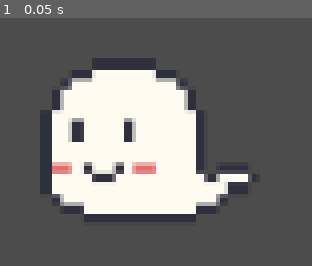
Above: before the commit, frame 1.
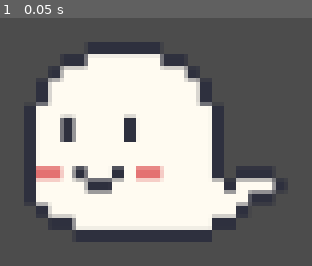
Above: after the commit, the same moment.

Repository: Greenein/Ghostgame
Game: Godot game, scene res://resources/levels/world_01.tscn
The game is run twice, just before and just after one commit, with the same random seed, the same clock (stepped at 60 frames per second) and the same inputs.
Inputs:
- Up to frame 1 (0.05 s): no input

The runs differ from the first frame. In frame 1, 26% of the frame differs, in the area x 7-92%, y 9-91%.

Commit message:
Player movement weniger ruckelig

Diff:
--- a/resources/entities/Ghost.tscn
+++ b/resources/entities/Ghost.tscn
@@ -7,9 +7,10 @@
 script/source = "extends Area2D
 
 const DEADZONE = 0.25;
+const MOVEMENT_DEADZONE = 30;
 
-export(float) var movement_speed = 600;
-export(float) var friction = 0.01;
+export(float) var movement_speed = 2000;
+export(float) var friction = 0.0001;
 
 onready var _position = position;
 var _speed = Vector2(0, 0);
@@ -18,6 +19,14 @@
 	pass
 
 func _limit_movement(axis):
+	if abs(axis.x) < MOVEMENT_DEADZONE:
+		axis.x = 0;
+	if abs(axis.y) < MOVEMENT_DEADZONE:
+		axis.y = 0;
+
+	return axis;
+
+func _deadzone(axis):
 	var length = axis.length();
 
 	if length < DEADZONE:
@@ -28,7 +37,7 @@
 	return axis;
 
 func _process(delta):
-	var analog = _limit_movement(Vector2(Input.get_joy_axis(0, JOY_AXIS_0), Input.get_joy_axis(0, JOY_AXIS_1)));
+	var analog = _deadzone(Vector2(Input.get_joy_axis(0, JOY_AXIS_0), Input.get_joy_axis(0, JOY_AXIS_1)));
 	if analog != Vector2(0, 0):
 		_speed += analog * movement_speed * delta;
 	else:
@@ -39,7 +48,7 @@
 
 	$\"Sprite\".flip_h = _speed.x > 0;
 
-	_position += _speed * delta;
+	_position += _limit_movement(_speed) * delta;
 	_speed *= pow(friction, delta);
 
 	position = Vector2(round(_position.x), round(_position.y));"
@@ -59,8 +68,8 @@
 audio_bus_override = false
 audio_bus_name = "Master"
 script = SubResource( 2 )
-movement_speed = 600
-friction = 0.01
+movement_speed = 2000
+friction = 0.0001
 
 [node name="CollisionShape" type="CollisionShape2D" parent="." index="0"]
 
--- a/resources/levels/world_01.tscn
+++ b/resources/levels/world_01.tscn
@@ -11,13 +11,15 @@
 [node name="Ghost" parent="." index="0" instance=ExtResource( 1 )]
 
 _sections_unfolded = [ "Transform" ]
+movement_speed = 2000
+friction = 0.0001
 
 [node name="Camera2D" type="Camera2D" parent="." index="1"]
 
 anchor_mode = 1
 rotating = false
 current = true
-zoom = Vector2( 0.3, 0.3 )
+zoom = Vector2( 0.25, 0.25 )
 limit_left = -10000000
 limit_top = -10000000
 limit_right = 10000000
